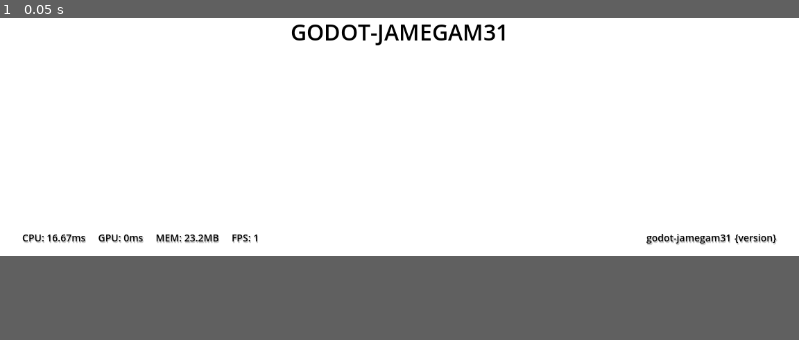
Above: before the commit, frame 1.
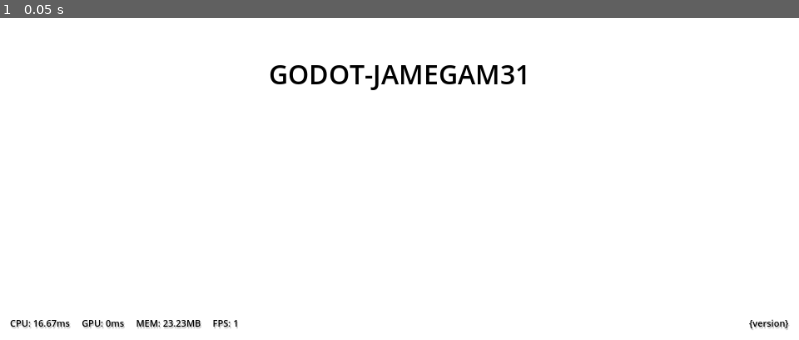
Above: after the commit, the same moment.

Repository: adaliszk/absorboid-game
Game: Godot game, scene res://scenes/Main.tscn
The game is run twice, just before and just after one commit, with the same random seed, the same clock (stepped at 60 frames per second) and the same inputs.
Inputs:
- Up to frame 1 (0.05 s): no input
In our replay, the window is 799x449 before the commit and 799x533 after it. These sizes can differ from the game's own. Grey fills any space a smaller window leaves; there, only what the larger window draws over its background counts as a difference.

The runs differ from the first frame. In frame 1, 3.1% of the frame differs, in the area x 1-99%, y 1-97%.
Error before the commit: Attempt to call function 'get_as_text' in base 'null instance' on a null instance. (res://ui/scripts/data/PrintGitVersion.gd:6)
Error after the commit: Compile Error: (res://ui/scripts/data/PrintGitVersion.gd:-1)

Commit message:
ci: Add automated builds (#1)
* Adding automated builds and publish to Itch.io
* Update setup script to generate a GD file instead of a txt
* React to full-screen events for Web embeds

Diff:
--- a/project.godot
+++ b/project.godot
@@ -20,6 +20,12 @@
 [autoload]
 
 Log="*res://globals/Logger.gd"
+Git="*res://git_info.gd"
+
+[display]
+
+window/size/viewport_width=960
+window/size/viewport_height=640
 
 [rendering]
 
--- /dev/null
+++ b/ui/components/ReleaseOverlay.gd
@@ -0,0 +1,15 @@
+extends MarginContainer
+
+func _ready() -> void:
+	get_tree().get_root().size_changed.connect(func(): update_margin())
+	update_margin()
+
+
+func update_margin() -> void:
+	if get_viewport_rect().size.x > 960:
+		add_theme_constant_override("theme_override_constants.margin_right", 12)
+		return
+
+	if OS.get_name() == "Web":
+		add_theme_constant_override("theme_override_constants.margin_right", 48)
+		Log.debug("Web detected in embedded mode, setting margin right to 48px")
--- a/ui/components/ReleaseOverlay.tscn
+++ b/ui/components/ReleaseOverlay.tscn
@@ -1,7 +1,7 @@
 [gd_scene load_steps=5 format=3 uid="uid://dehmbmk4b3n6q"]
 
+[ext_resource type="Script" path="res://ui/components/ReleaseOverlay.gd" id="1_jt5xl"]
 [ext_resource type="Script" path="res://ui/scripts/data/PrintPerformance.gd" id="1_mpm5g"]
-[ext_resource type="Script" path="res://ui/scripts/data/PrintGameName.gd" id="2_fhaft"]
 [ext_resource type="Script" path="res://ui/scripts/data/PrintGitVersion.gd" id="3_oecy0"]
 
 [sub_resource type="StyleBoxEmpty" id="StyleBoxEmpty_0os6g"]
@@ -11,22 +11,25 @@
 anchor_top = 1.0
 anchor_right = 1.0
 anchor_bottom = 1.0
-offset_top = -17.0
+offset_top = -31.0
 grow_horizontal = 2
 grow_vertical = 0
-theme_override_constants/margin_left = 32
-theme_override_constants/margin_right = 32
-theme_override_constants/margin_bottom = 16
+size_flags_vertical = 8
+theme_override_constants/margin_left = 12
+theme_override_constants/margin_right = 12
+theme_override_constants/margin_bottom = 12
+script = ExtResource("1_jt5xl")
 
 [node name="HBoxContainer" type="HBoxContainer" parent="."]
 layout_mode = 2
+size_flags_vertical = 8
 
 [node name="PerformanceInfo" type="Label" parent="HBoxContainer"]
 layout_mode = 2
 theme_override_colors/font_color = Color(0, 0, 0, 1)
 theme_override_colors/font_shadow_color = Color(0.803922, 0.803922, 0.803922, 1)
 theme_override_constants/shadow_offset_y = 2
-theme_override_font_sizes/font_size = 14
+theme_override_font_sizes/font_size = 11
 text = "{performance}"
 script = ExtResource("1_mpm5g")
 
@@ -35,20 +38,11 @@
 size_flags_horizontal = 3
 theme_override_styles/separator = SubResource("StyleBoxEmpty_0os6g")
 
-[node name="GameName" type="Label" parent="HBoxContainer"]
-layout_mode = 2
-theme_override_colors/font_color = Color(0, 0, 0, 1)
-theme_override_colors/font_shadow_color = Color(0.803922, 0.803922, 0.803922, 1)
-theme_override_constants/shadow_offset_y = 2
-theme_override_font_sizes/font_size = 14
-text = "{name}"
-script = ExtResource("2_fhaft")
-
 [node name="GameVersion" type="Label" parent="HBoxContainer"]
 layout_mode = 2
 theme_override_colors/font_color = Color(0, 0, 0, 1)
 theme_override_colors/font_shadow_color = Color(0.803922, 0.803922, 0.803922, 1)
 theme_override_constants/shadow_offset_y = 2
-theme_override_font_sizes/font_size = 14
+theme_override_font_sizes/font_size = 11
 text = "{version}"
 script = ExtResource("3_oecy0")
--- a/ui/scripts/data/PrintGitVersion.gd
+++ b/ui/scripts/data/PrintGitVersion.gd
@@ -2,5 +2,8 @@
 
 
 func _ready():
-	var file = FileAccess.open("res://git_version.txt", FileAccess.READ)
-	self.text = "%s" % file.get_as_text().strip_edges()
+	if Git.Build != null:
+		self.text = "Build#%s" % Git.Build
+		return
+
+	self.text = "%s #%s" % [Git.Branch, Git.Commit]
--- a/ui/scripts/data/PrintPerformance.gd
+++ b/ui/scripts/data/PrintPerformance.gd
@@ -12,7 +12,7 @@
 		% [
 			snapped(cpu_time * 1000, 0.01),
 			snapped(gpu_time * 1000, 0.01),
-			snapped((mem_used / 1024) / 1024, 0.1),
+			snapped(mem_used / 1048576, 0.01),
 			fps
 		]
 	)
Not shown, added: export_presets.cfg
Not shown, changed: .editorconfig
Not shown, added: .github/workflows/publish.yml
Not shown, changed: .gitignore
Not shown, added: setup-git-version.sh
Not shown, changed: setup.sh
